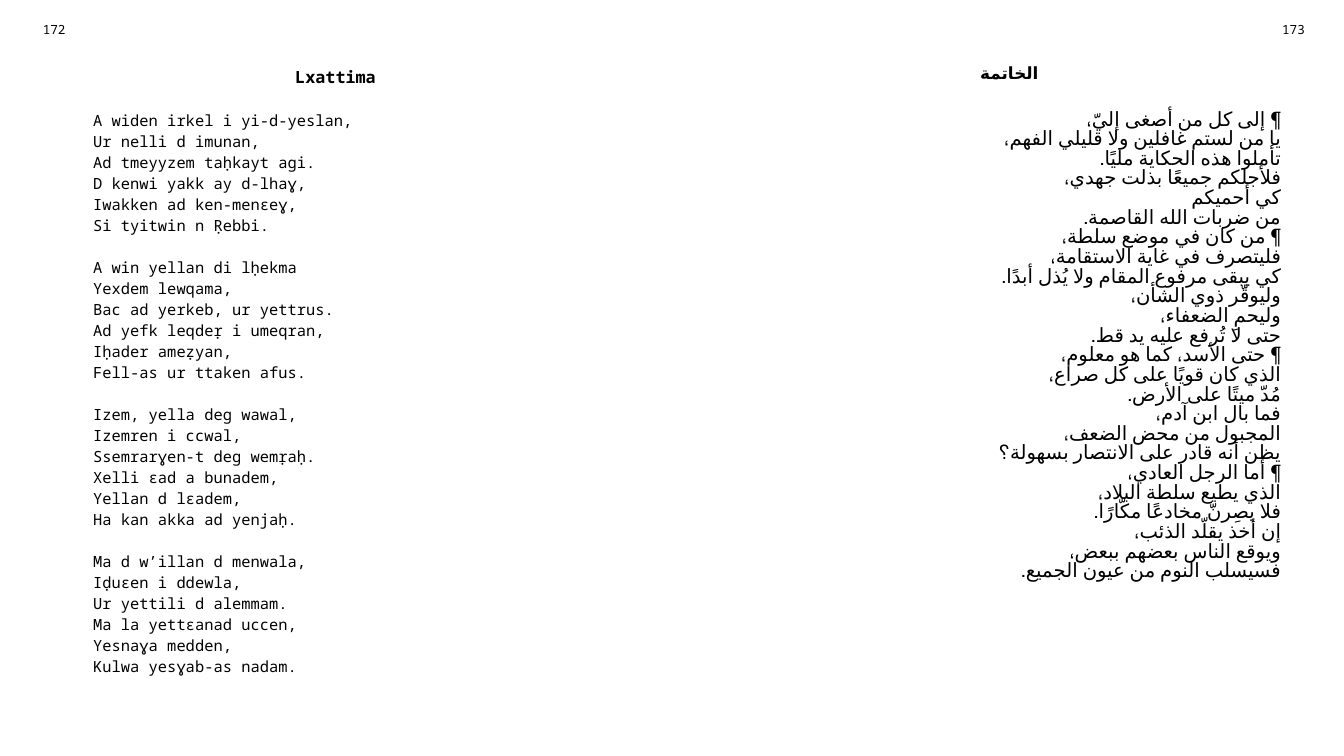
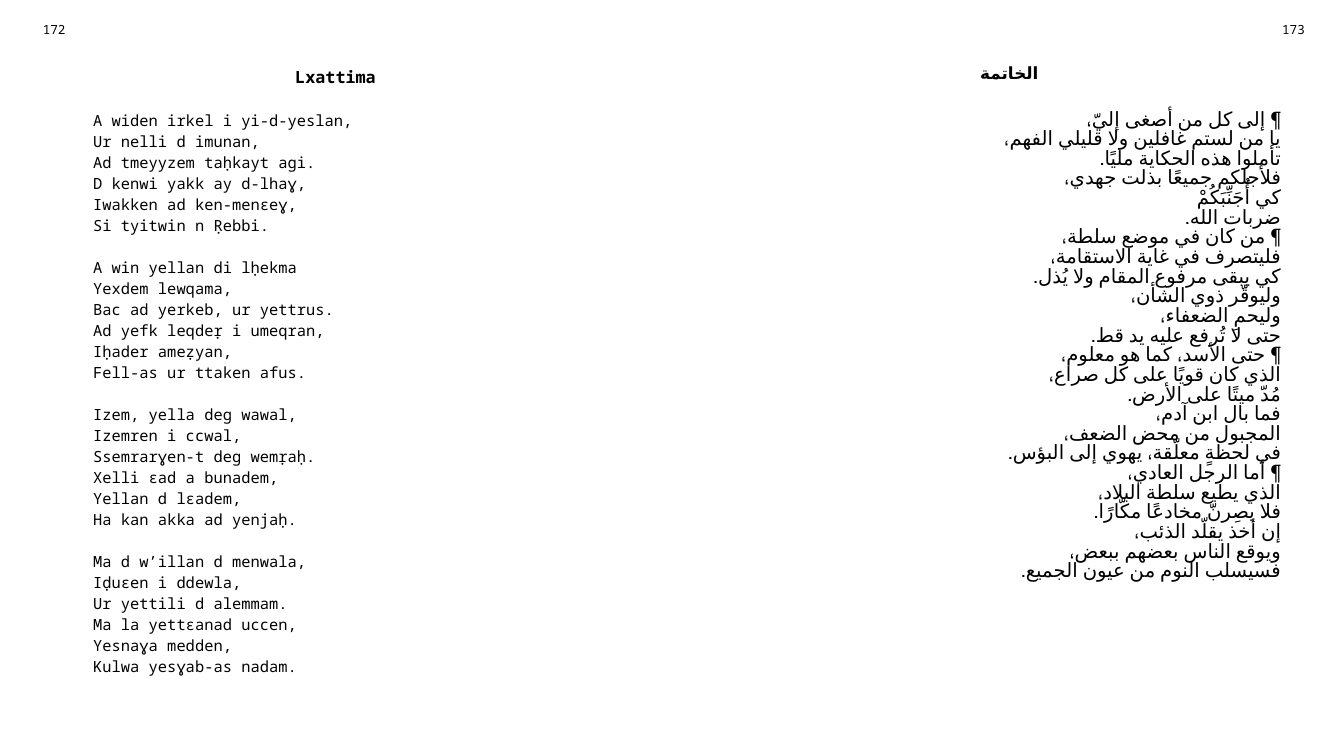
Before and after one commit to sferhah/tamacahut_n_wuccen, a slide deck: slide 84 of Uccen.ConsoleApp/uccen.arb.pptx. Drawn at 1344x756 pixels with LibreOffice and Linux fonts; fonts in the diff are those of the drawing. Boxes give left, top, right and bottom in pixels: in the first picture for what was removed or moved away, otherwise in the second. Text is boxed around its words. In the diff, an @@ line names an element or a change of style, - is before the commit and + after.

```diff
--- a/Uccen.ConsoleApp/uccen.arb.pptx
+++ b/Uccen.ConsoleApp/uccen.arb.pptx
@@ table at (32,16,1315,729) @@
-row 3, column 3: ¶ إلى كل من أصغى إليّ، / يا من لستم غافلين ولا قليلي الفهم، / تأملوا هذه الحكاية مليًا. / فلأجلكم جميعًا بذلت جهدي، / كي أحميكم / من ضربات الله القاصمة. / ¶ من كان في موضع سلطة، / فليتصرف في غاية الاستقامة، / كي يبقى مرفوع المقام ولا يُذل أبدًا. / وليوقّر ذوي الشأن، / وليحمِ الضعفاء، / حتى لا تُرفع عليه يد قط. / ¶ حتى الأسد، كما هو معلوم، / الذي كان قويًا على كل صراع، / مُدّ ميتًا على الأرض. / فما بال ابن آدم، / المجبول من محض الضعف، / يظن أنه قادر على الانتصار بسهولة؟ / ¶ أما الرجل العادي، / الذي يطيع سلطة البلاد، / فلا يصِرنّ مخادعًا مكّارًا. / إن أخذ يقلّد الذئب، / ويوقع الناس بعضهم ببعض، / فسيسلب النوم من عيون الجميع.
+row 3, column 3: ¶ إلى كل من أصغى إليّ، / يا من لستم غافلين ولا قليلي الفهم، / تأملوا هذه الحكاية مليًا. / فلأجلكم جميعًا بذلت جهدي، / كي أُجَنِّبَكُمْ / ضربات الله. / ¶ من كان في موضع سلطة، / فليتصرف في غاية الاستقامة، / كي يبقى مرفوع المقام ولا يُذل. / وليوقّر ذوي الشأن، / وليحمِ الضعفاء، / حتى لا تُرفع عليه يد قط. / ¶ حتى الأسد، كما هو معلوم، / الذي كان قويًا على كل صراع، / مُدّ ميتًا على الأرض. / فما بال ابن آدم، / المجبول من محض الضعف، / في لحظةٍ معلّقة، يهوي إلى البؤس. / ¶ أما الرجل العادي، / الذي يطيع سلطة البلاد، / فلا يصِرنّ مخادعًا مكّارًا. / إن أخذ يقلّد الذئب، / ويوقع الناس بعضهم ببعض، / فسيسلب النوم من عيون الجميع.
```
Also in this commit, not shown: 3 other files.
